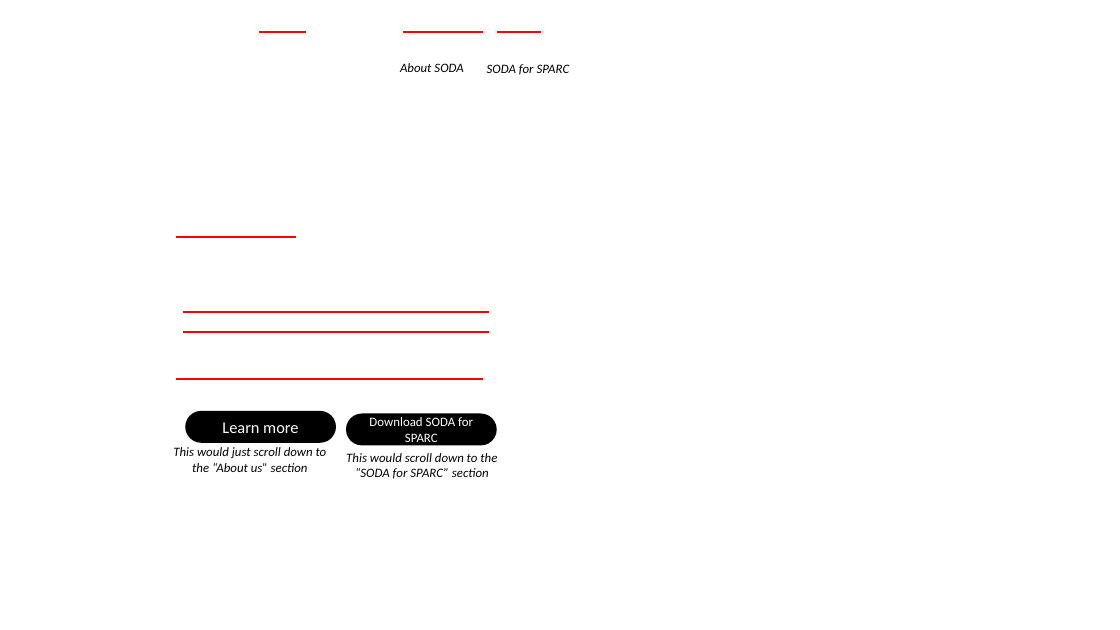
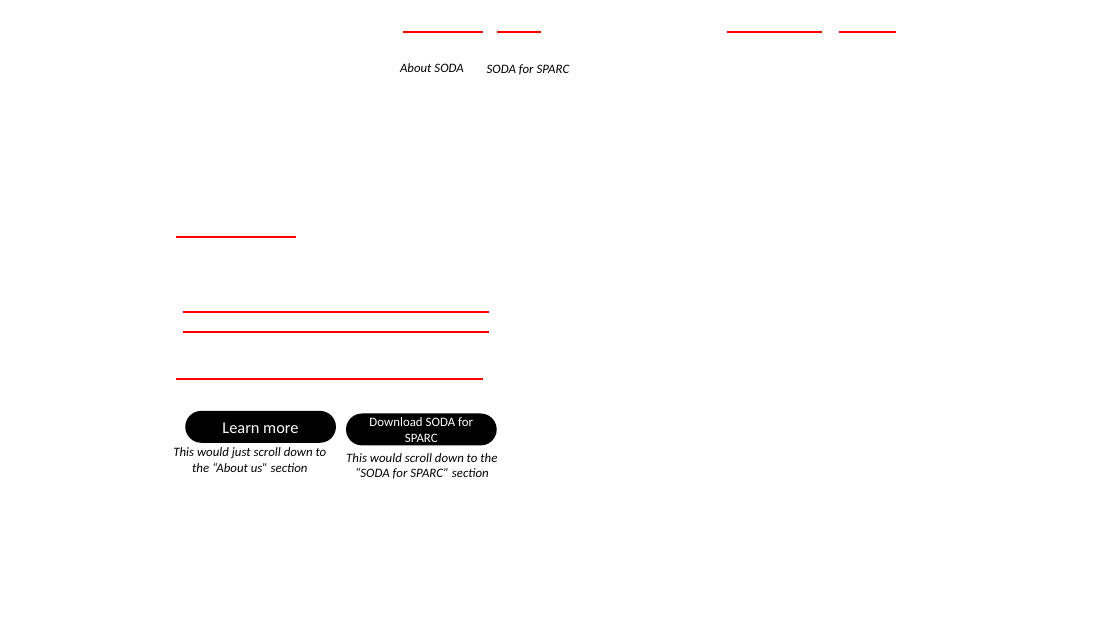
Before and after one commit to fairdataihub/SODA-for-SPARC, a slide deck: slide 1 of website/images-bhavesh/suggestions.pptx. Drawn at 1120x630 pixels with LibreOffice and Linux fonts; fonts in the diff are those of the drawing; background and template pictures are left out. Boxes give left, top, right and bottom in pixels: in the first picture for what was removed or moved away, otherwise in the second. Text is boxed around its words. In the diff, an @@ line names an element or a change of style, - is before the commit and + after.

```diff
--- a/website/images-bhavesh/suggestions.pptx
+++ b/website/images-bhavesh/suggestions.pptx
@@ line added from (727, 32) to (823, 32), #FF0000 1.5 pt @@
@@ line moved from (259, 32) - (306, 32) to (839, 32) - (897, 32) @@
```
Also in this commit, not shown: 1 slide added.
